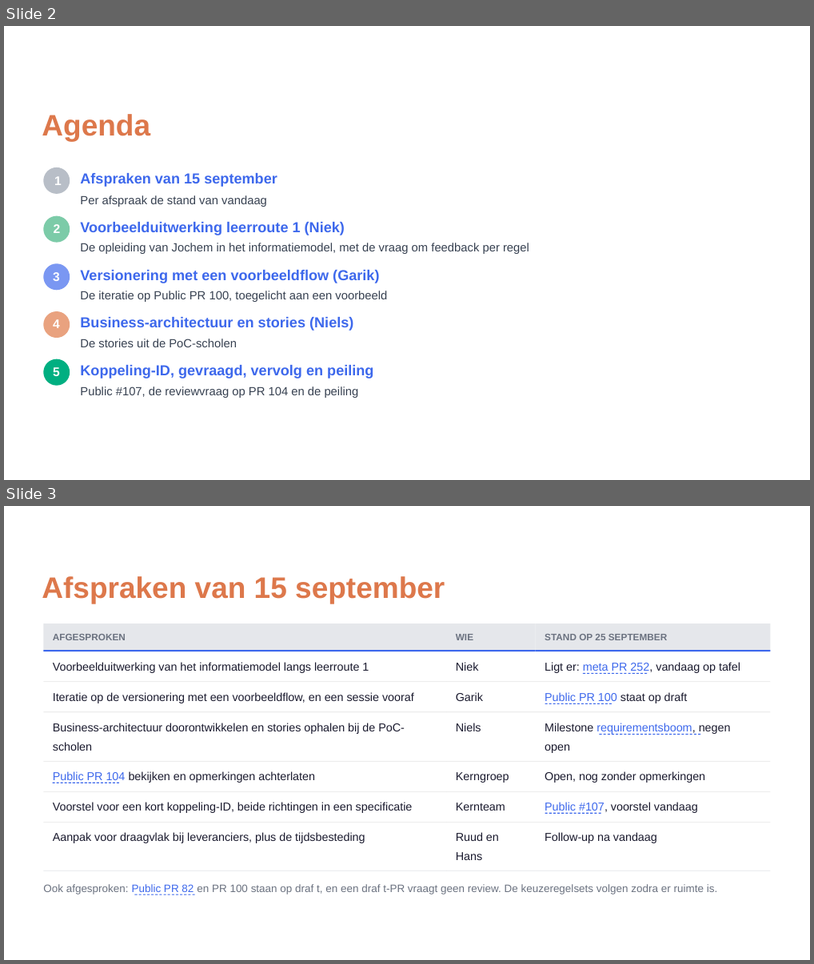
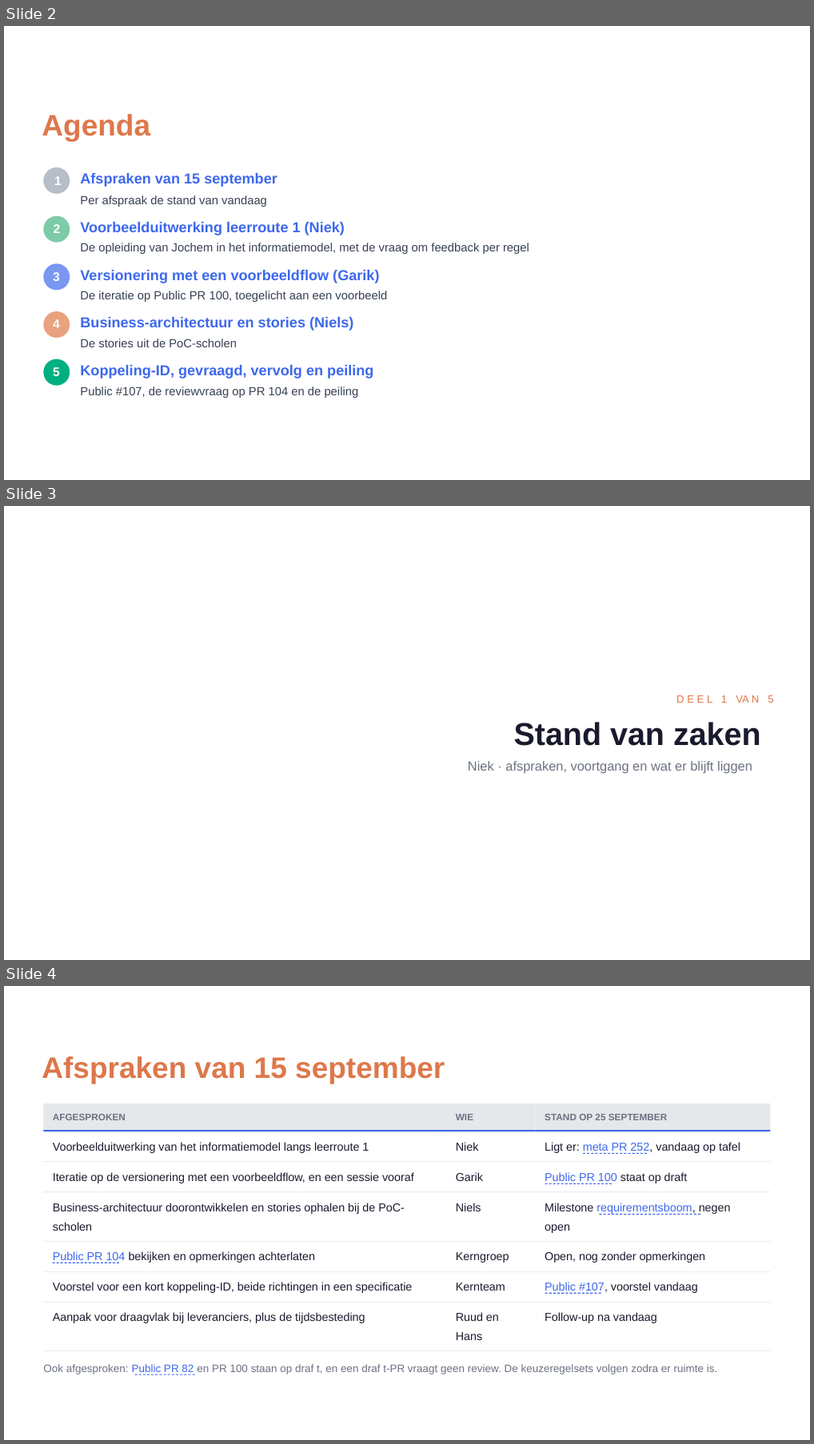
Before and after one commit to Npuls-OKx/meta, a slide deck: presentaties/export/260930_kerngroep_techniek/260930_kerngroep_techniek.pptx. Shown one above the other, each under a label of ours: slides 2 and 3 before the commit, slides 2, 3 and 4 after it. The pictures are 814x964 and 814x1444 pixels, drawn with LibreOffice and Linux fonts; fonts in the diff are those of the drawing; background and template pictures are left out. Boxes give left, top, right and bottom in pixels: in the first picture for what was removed or moved away, otherwise in the second. Text is boxed around its words. In the diff, an @@ line names an element or a change of style, - is before the commit and + after.

```diff
--- a/presentaties/export/260930_kerngroep_techniek/260930_kerngroep_techniek.pptx
+++ b/presentaties/export/260930_kerngroep_techniek/260930_kerngroep_techniek.pptx
@@ slide 3 added at [4, 506, 810, 960], background picture (left out) @@
@@ freeform shape added at [4, 506, 810, 960], fill #000000 @@
@@ freeform shape added at [4, 506, 810, 960], fill #FFFFFF @@
@@ text added at [677, 696, 774, 703], 9.6 pt, text #DD784B @@
+D E E L 1 VA N 5
@@ text added at [514, 722, 762, 746], 28.8 pt, text #1A1A2E, bold @@
+Stand van zaken
@@ text added at [468, 761, 753, 774], 12 pt, text #6B7280 @@
+Niek · afspraken, voortgang en wat er blijft liggen
@@ what was slide 3 is now slide 4 @@
```
Also in this commit, not shown: 20 slides changed, 7 other slides added, 2 slides removed, 3 other files.
